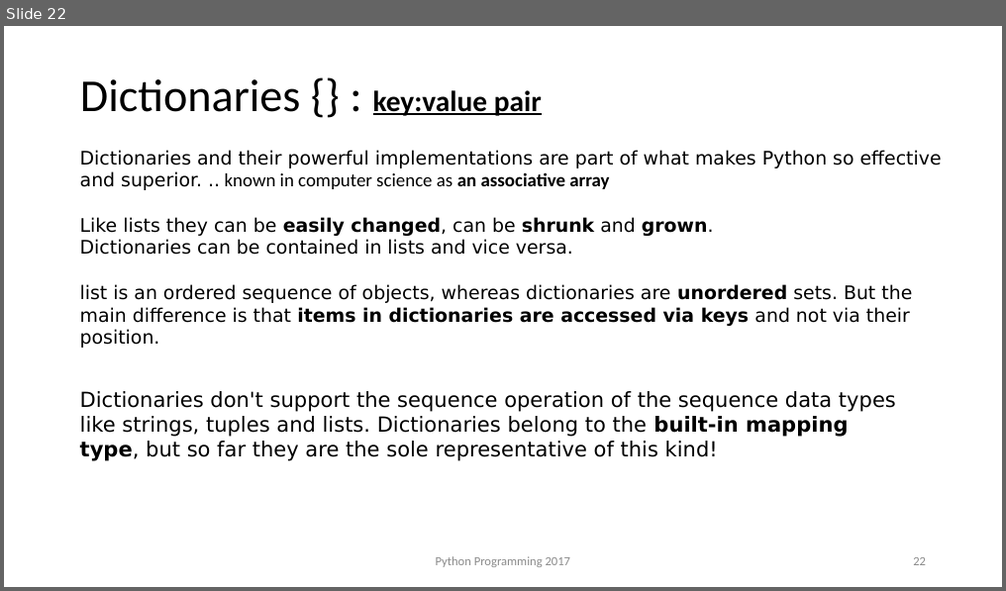
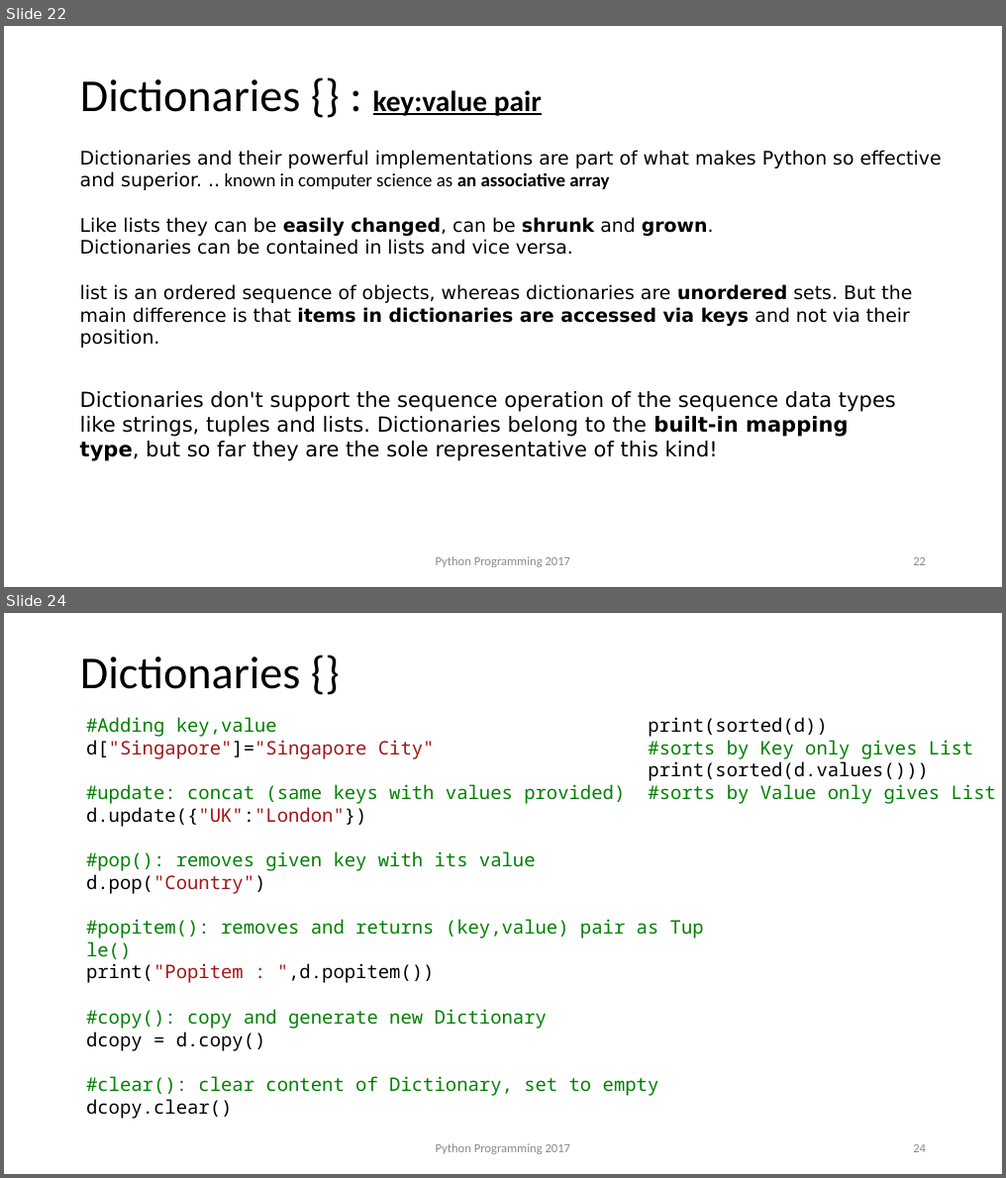
Before and after one commit to anishchapagain/AnishPython, a slide deck: python_notes.pptx. Shown one above the other, each under a label of ours: slide 22 before the commit, slides 22 and 24 after it; the slides between them are not shown. The pictures are 1006x591 and 1006x1178 pixels, drawn with LibreOffice and Linux fonts; fonts in the diff are those of the drawing; background and template pictures are left out. Boxes give left, top, right and bottom in pixels: in the first picture for what was removed or moved away, otherwise in the second. Text is boxed around its words. In the diff, an @@ line names an element or a change of style, - is before the commit and + after.

```diff
--- a/python_notes.pptx
+++ b/python_notes.pptx
@@ slide 24 added at bbox=[4, 613, 1002, 1174], background picture (left out) @@
@@ title added at bbox=[80, 657, 301, 689], 44 pt, text #000000 @@
+Dictionaries {}
@@ text added at bbox=[86, 717, 659, 1119], 18 pt, text #008000 @@
+#Adding key,value
+d["Singapore"]="Singapore City"
+#update: concat (same keys with values provided)
+d.update({"UK":"London"})
+#pop(): removes given key with its value
+d.pop("Country")
+#popitem(): removes and returns (key,value) pair as Tuple()
+print("Popitem : ",d.popitem())
+#copy(): copy and generate new Dictionary
+dcopy = d.copy()
+#clear(): clear content of Dictionary, set to empty
+dcopy.clear()
@@ text added at bbox=[648, 717, 996, 804], 18 pt, text #008000 @@
+print(sorted(d))
+#sorts by Key only gives List
+print(sorted(d.values()))
+#sorts by Value only gives List
@@ text added at bbox=[436, 1144, 571, 1155], 12 pt, text #8C8C8C @@
+Python Programming 2017
@@ page number added at bbox=[913, 1145, 926, 1153], 12 pt, text #8C8C8C @@
+24
```
Also in this commit, not shown: 2 slides changed, 4 other slides added, 5 other files.
